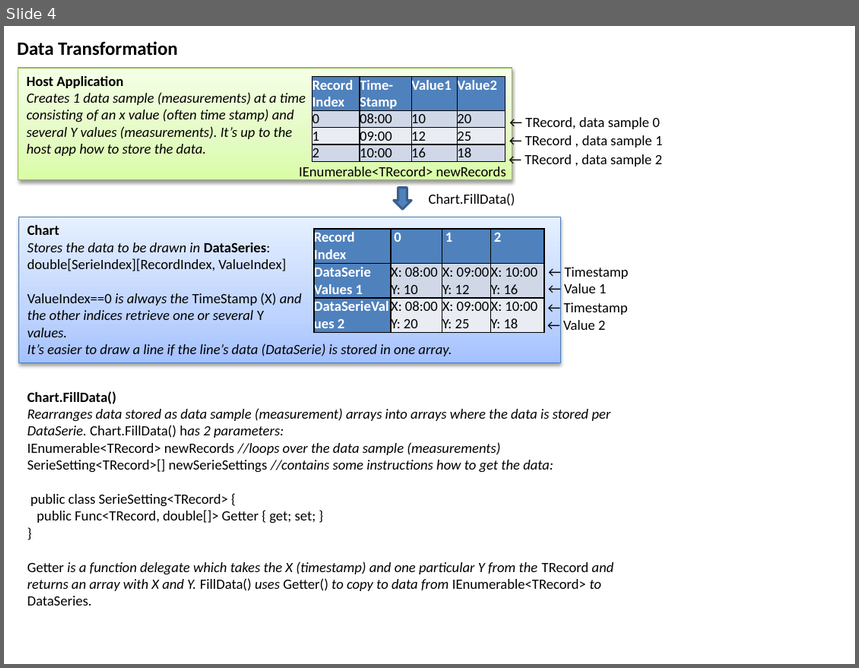
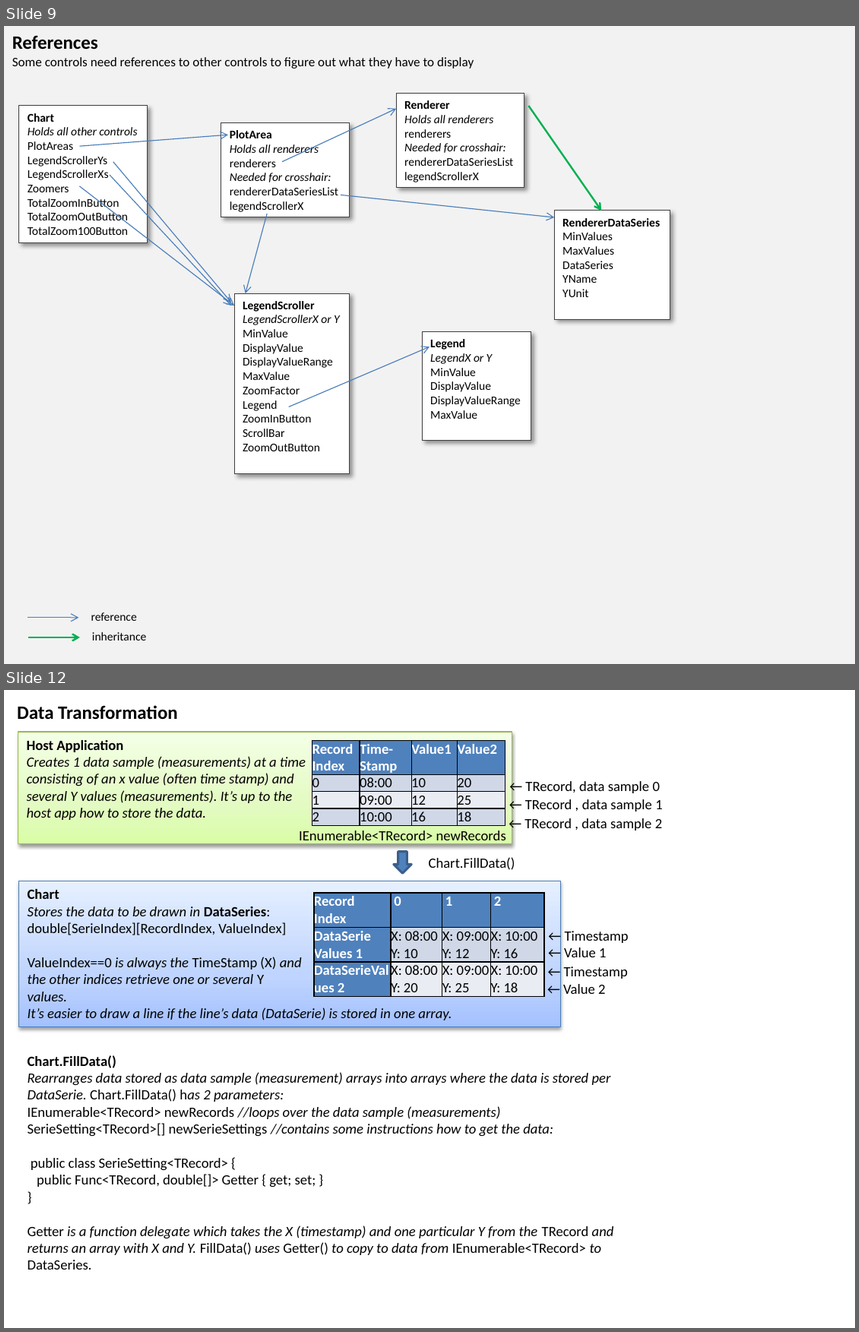
Before and after one commit to PeterHuberSg/XYGraphLib, a slide deck: XYGraphDesign1.pptx. Shown one above the other, each under a label of ours: slide 4 before the commit, slides 9 and 12 after it; the slides between them are not shown. The pictures are 859x668 and 859x1332 pixels, drawn with LibreOffice and Linux fonts; fonts in the diff are those of the drawing. Boxes give left, top, right and bottom in pixels: in the first picture for what was removed or moved away, otherwise in the second. Text is boxed around its words. In the diff, an @@ line names an element or a change of style, - is before the commit and + after.

```diff
--- a/XYGraphDesign1.pptx
+++ b/XYGraphDesign1.pptx
@@ slide 9 added at (4,26,855,664), background #F2F2F2 @@
@@ text added at (12,35,474,69), 11 pt, text #000000 @@
+References
+Some controls need references to other controls to figure out what they have to display
@@ rectangle added at (396,93,525,188), fill #FFFFFF, outline #404040 0.75 pt, 10 pt, text #000000 @@
+Renderer
+Holds all renderers
+renderers
+Needed for crosshair:
+rendererDataSeriesList
+legendScrollerX
@@ rectangle added at (19,106,148,244), fill #FFFFFF, outline #404040 0.75 pt, 10 pt, text #000000 @@
+Chart
+Holds all other controls
+PlotAreas
+LegendScrollerYs
+LegendScrollerXs
+Zoomers
+TotalZoomInButton
+TotalZoomOutButton
+TotalZoom100Button
@@ arrow added from (282, 162) to (396, 109), #4B7EBC 0.75 pt @@
@@ arrow added from (528, 106) to (601, 211), #00B050 1.5 pt @@
@@ arrow added from (80, 146) to (228, 135), #4B7EBC 0.75 pt @@
@@ rectangle added at (221,123,350,218), fill #FFFFFF, outline #404040 0.75 pt, 10 pt, text #000000 @@
+PlotArea
+Holds all renderers
+renderers
+Needed for crosshair:
+rendererDataSeriesList
+legendScrollerX
@@ arrow added from (113, 162) to (231, 303), #4B7EBC 0.75 pt @@
@@ arrow added from (110, 175) to (231, 306), #4B7EBC 0.75 pt @@
@@ arrow added from (80, 186) to (235, 306), #4B7EBC 0.75 pt @@
@@ arrow added from (340, 195) to (555, 218), #4B7EBC 0.75 pt @@
@@ arrow added from (267, 214) to (246, 294), #4B7EBC 0.75 pt @@
@@ rectangle added at (555,211,671,319), fill #FFFFFF, outline #404040 0.75 pt, 10 pt, text #000000 @@
+RendererDataSeries
+MinValues
+MaxValues
+DataSeries
+YName
+YUnit
@@ rectangle added at (235,294,350,474), fill #FFFFFF, outline #404040 0.75 pt, 10 pt, text #000000 @@
+LegendScroller
+LegendScrollerX or Y
+MinValue
+DisplayValue
+DisplayValueRange
+MaxValue
+ZoomFactor
+Legend
+ZoomInButton
+ScrollBar
+ZoomOutButton
@@ rectangle added at (422,332,531,442), fill #FFFFFF, outline #404040 0.75 pt, 10 pt, text #000000 @@
+Legend
+LegendX or Y
+MinValue
+DisplayValue
+DisplayValueRange
+MaxValue
@@ arrow added from (289, 408) to (430, 347), #4B7EBC 0.75 pt @@
@@ arrow added from (27, 617) to (79, 617), #4B7EBC 0.75 pt @@
@@ text added at (91,613,137,621), 10 pt, text #000000 @@
+reference
@@ arrow added from (28, 638) to (80, 638), #00B050 1.5 pt @@
@@ text added at (92,632,146,641), 10 pt, text #000000 @@
+inheritance
@@ what was slide 4 is now slide 12 @@
```
Also in this commit, not shown: 4 slides changed, 6 other slides added, 9 other files.
